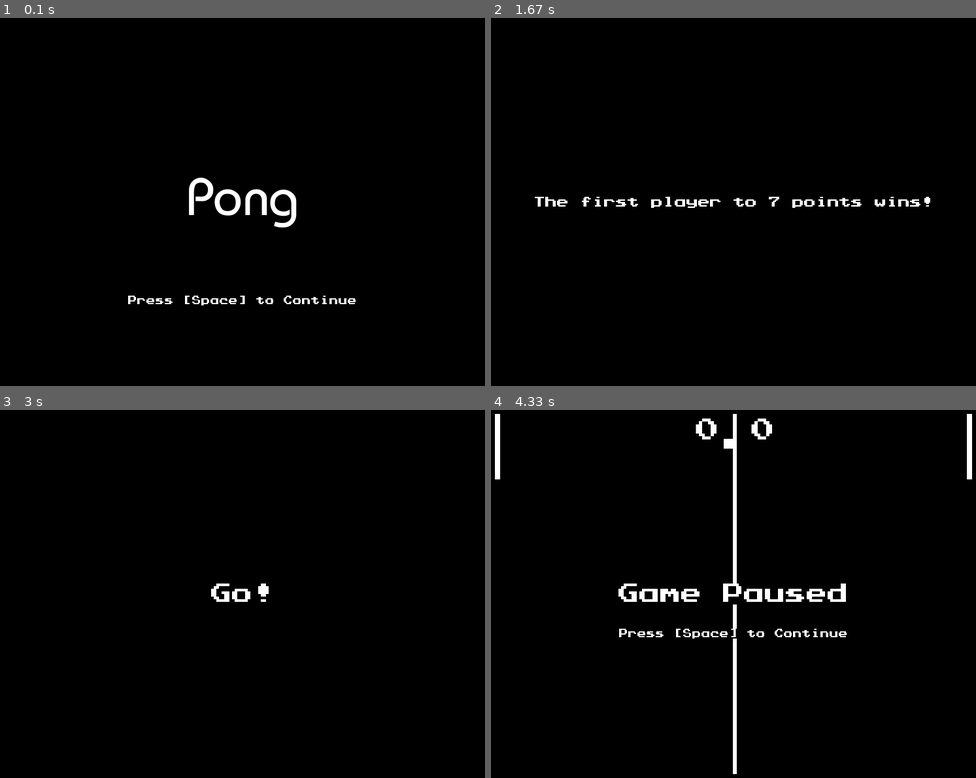
Above: before the commit, frames 1-4 (two rows, left to right).
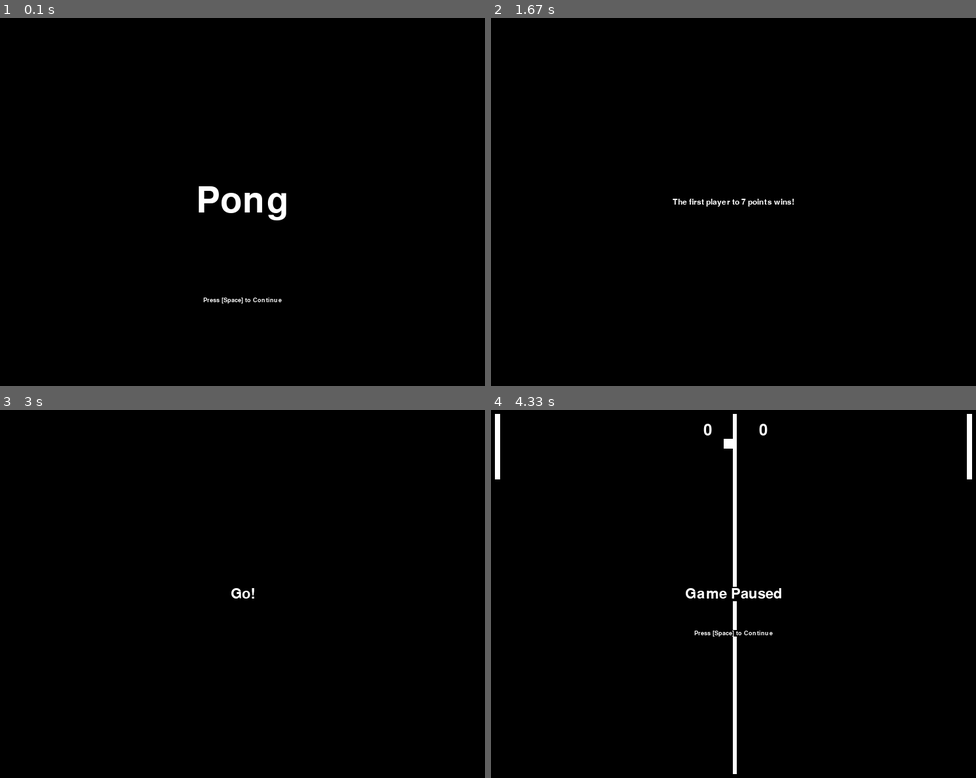
Above: after the commit, the same moments.

Repository: cs-cordero/Pong
Game: pygame game, started from pong.py
Two runs of this game, one before a commit and one after it. Both use one fixed random seed, a clock stepped at 60 frames per second and the inputs below. The source is Python 2; it was converted automatically to run under Python 3.
Inputs:
- Up to frame 1 (0.1 s): no input
- Up to frame 2 (1.67 s): tap Space at 0.33, 0.73, 1.03 s; hold Up 0.67-1.13 s
- Up to frame 3 (3 s): no input
- Up to frame 4 (4.33 s): hold Up 3.23-3.83 s; tap Space at 3.3 s

The runs differ from the first frame. In frame 1, 1.5% of the frame differs, in the area x 26-74%, y 43-79%; in frame 2, 0.9%; in frame 3, 0.3%; in frame 4, 1.8%, in the area x 26-74%, y 2-63%.

Commit message:
Final Commit!

Diff:
--- a/data/main.py
+++ b/data/main.py
@@ -127,7 +127,7 @@
   pg.draw.rect(DISPLAYSURF, GameBall.color, GameBall.ball)
 
 def GenerateText(text, posx, posy, size=32, font='prstartk'):
-  fontObj = pg.font.Font(os.path.join(os.path.dirname(__file__),'..','fonts',font + '.TTF'), size)
+  fontObj = pg.font.Font(os.path.join(os.path.dirname(__file__),'..','..','fonts',font + '.TTF'), size)
   textSurfaceObj = fontObj.render(text, True, colors.white, colors.black)
   textRectObj = textSurfaceObj.get_rect()
   textRectObj.center = (posx, posy)
